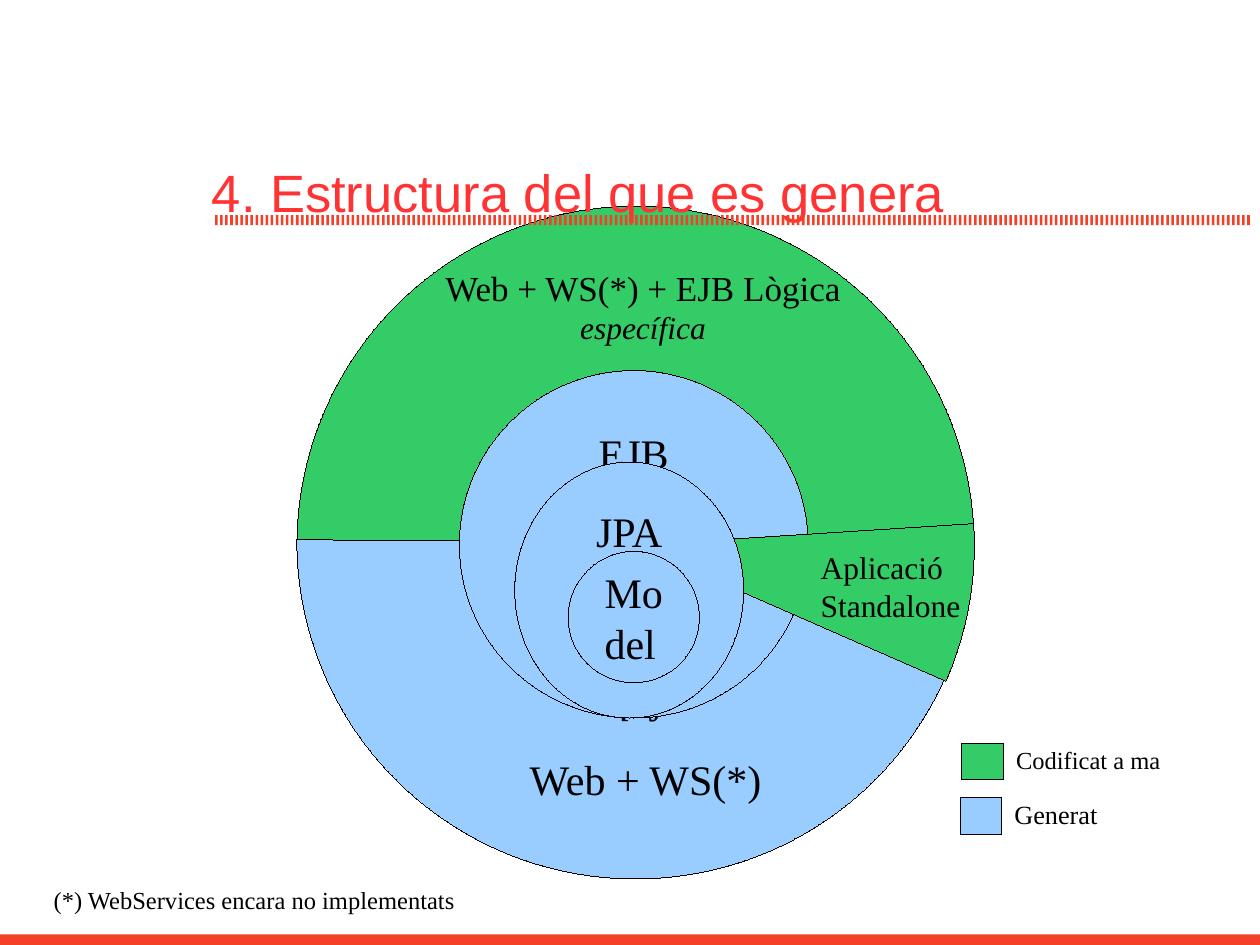
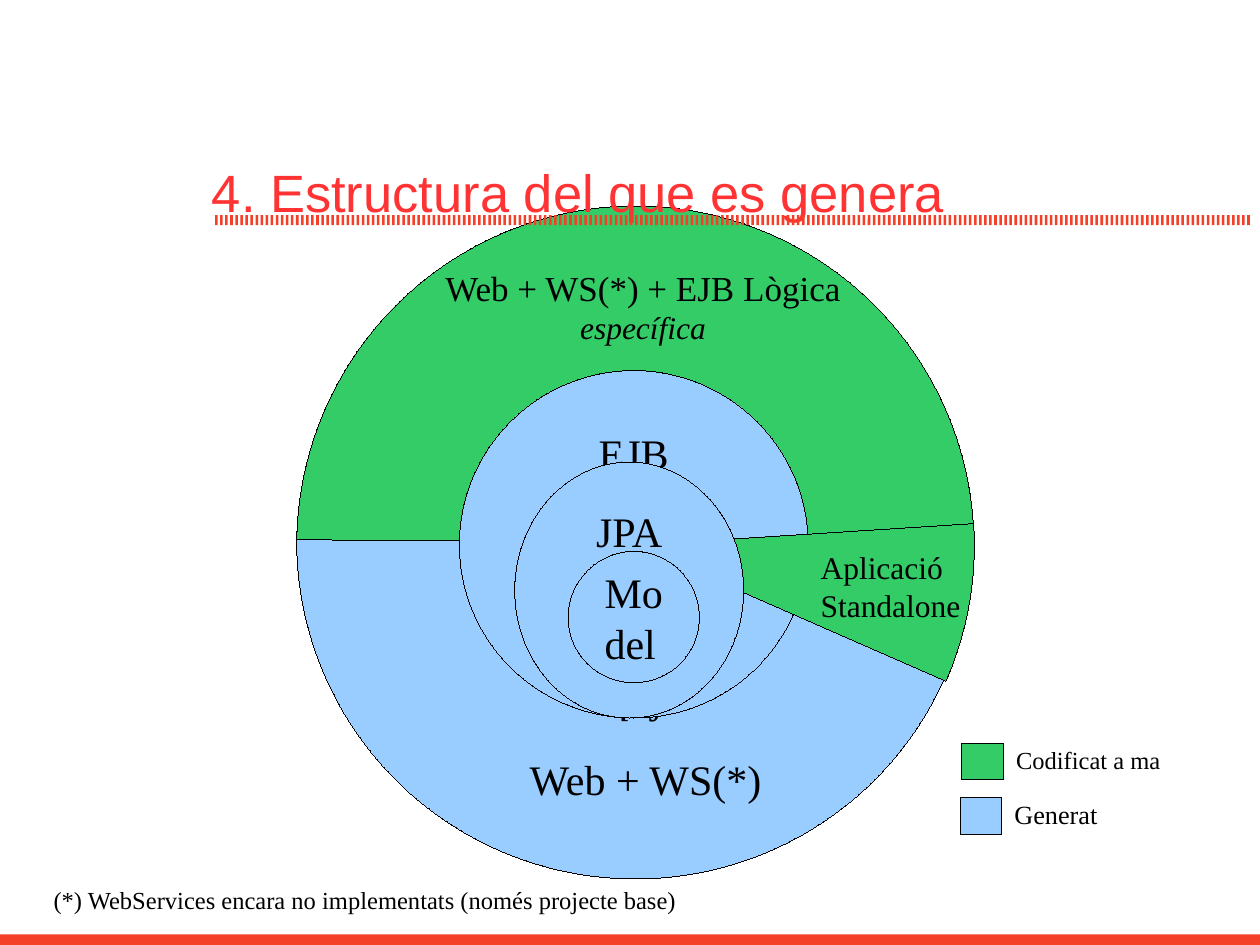
Before and after one commit to GovernIB/genapp, a slide deck: slide 6 of genapp-core/branches/genapp-1.0/doc/genapp.odp. Drawn at 1260x945 pixels with LibreOffice and Linux fonts; fonts in the diff are those of the drawing; background and template pictures are left out. Boxes give left, top, right and bottom in pixels: in the first picture for what was removed or moved away, otherwise in the second. Text is boxed around its words. In the diff, an @@ line names an element or a change of style, - is before the commit and + after.

```diff
--- a/genapp-core/branches/genapp-1.0/doc/genapp.odp
+++ b/genapp-core/branches/genapp-1.0/doc/genapp.odp
@@ text at bbox=[88, 892, 676, 915]: text changed @@
-(*) WebServices encara no implementats
+(*) WebServices encara no implementats (només projecte base)
```
Also in this commit, not shown: 8 other slides changed, 1 other file.
